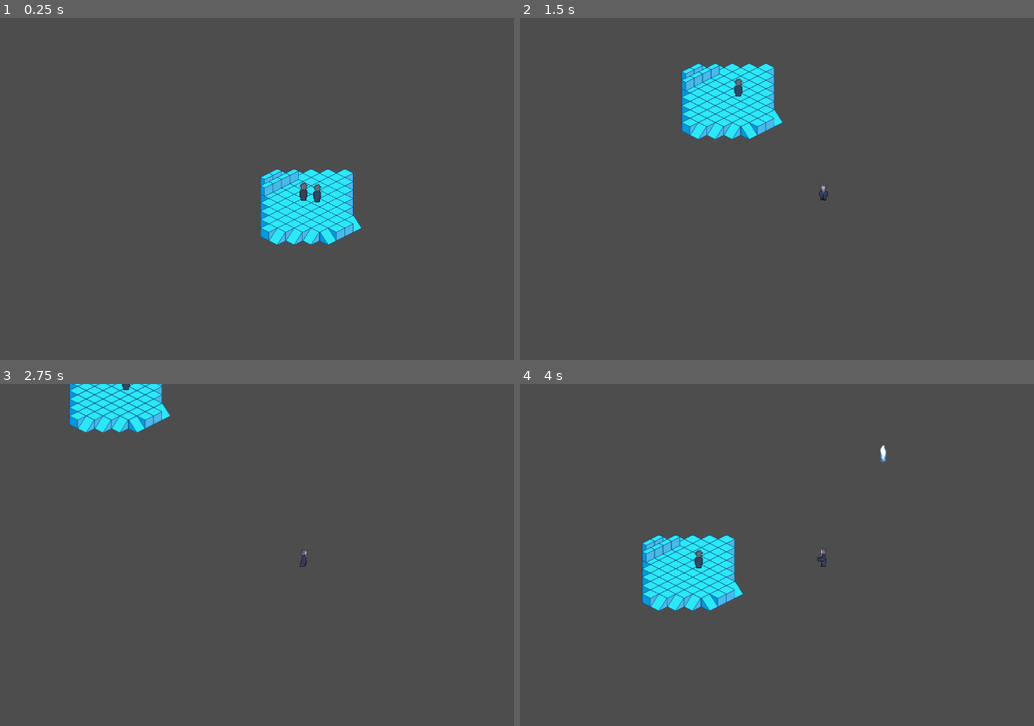
Above: before the commit, frames 1-4 (two rows, left to right).
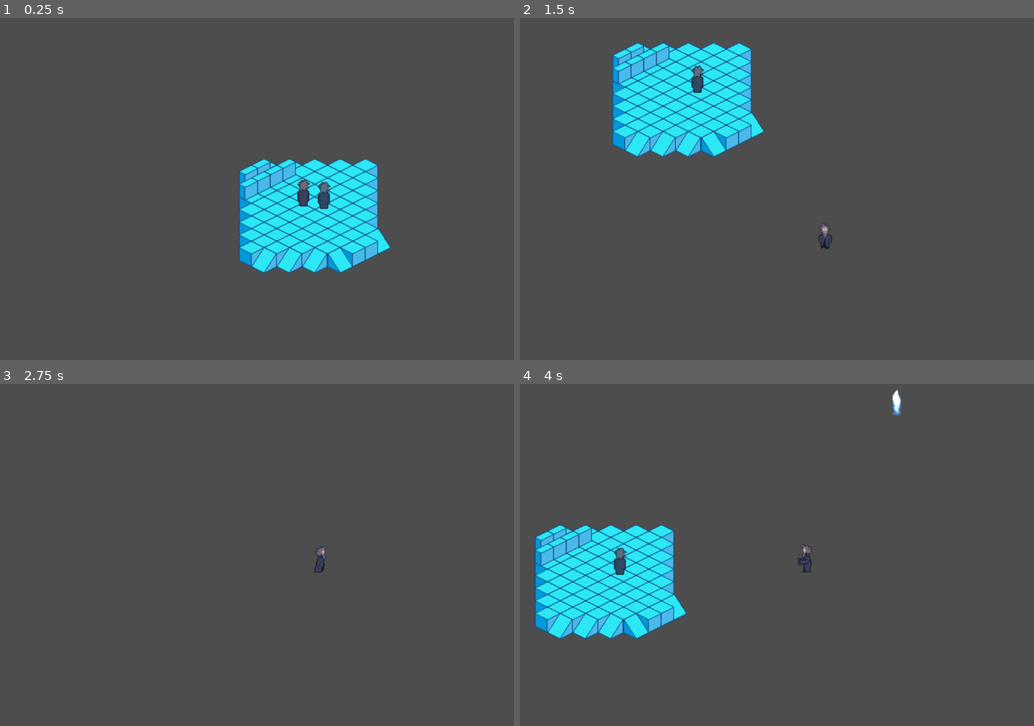
Above: after the commit, the same moments.

Repository: seanj29/LostEchoes
Game: Godot game, scene res://Scenes/Main.tscn
Two runs of this game, one before a commit and one after it. Both use one fixed random seed, a clock stepped at 60 frames per second and the inputs below.
Inputs:
- Up to frame 1 (0.25 s): no input
- Up to frame 2 (1.5 s): tap Enter at 0.5 s; hold Right (Right) 0.53-1.28 s; hold Space (Attack) 0.53-1.28 s; hold Down (Down) from 1.28 s (still down); tap Shift (Teleport) at 1.35 s
- Up to frame 3 (2.75 s): release Down (Down) at 2.03 s; hold Right (Right) from 2.03 s (still down); hold Space (Attack) from 2.03 s (still down)
- Up to frame 4 (4 s): release Right (Right) at 2.78 s; release Space (Attack) at 2.78 s; hold Up (Up) 2.78-3.53 s; tap Shift (Teleport) at 2.85 s; hold Left (Left) from 3.53 s (still down); hold Space (Attack) from 3.53 s (still down)

The runs differ from the first frame. In frame 1, 6.8% of the frame differs, in the area x 46-77%, y 41-75%; in frame 2, 8.2%; in frame 3, 2.6%; in frame 4, 11%, in the area x 2-75%, y 1-75%.

Commit message:
sorted out camera smoothing

Diff:
--- a/Scenes/Main.tscn
+++ b/Scenes/Main.tscn
@@ -25,3 +25,6 @@
 
 [node name="IceShotSpawner" parent="." node_paths=PackedStringArray("Root") instance=ExtResource("6_1vdh3")]
 Root = NodePath("..")
+
+[node name="Node2D" type="Node2D" parent="."]
+position = Vector2(787, 463)
--- a/Scenes/PlayerCharacter.tscn
+++ b/Scenes/PlayerCharacter.tscn
@@ -26,6 +26,10 @@
 shape = SubResource("RectangleShape2D_3xw2p")
 
 [node name="Camera2D" type="Camera2D" parent="."]
+zoom = Vector2(1.5, 1.5)
+position_smoothing_enabled = true
+position_smoothing_speed = 10.0
+rotation_smoothing_enabled = true
 
 [node name="AnimMachineScene" parent="." node_paths=PackedStringArray("sprite", "actor") instance=ExtResource("4_em2tl")]
 sprite = NodePath("../Sprite")
